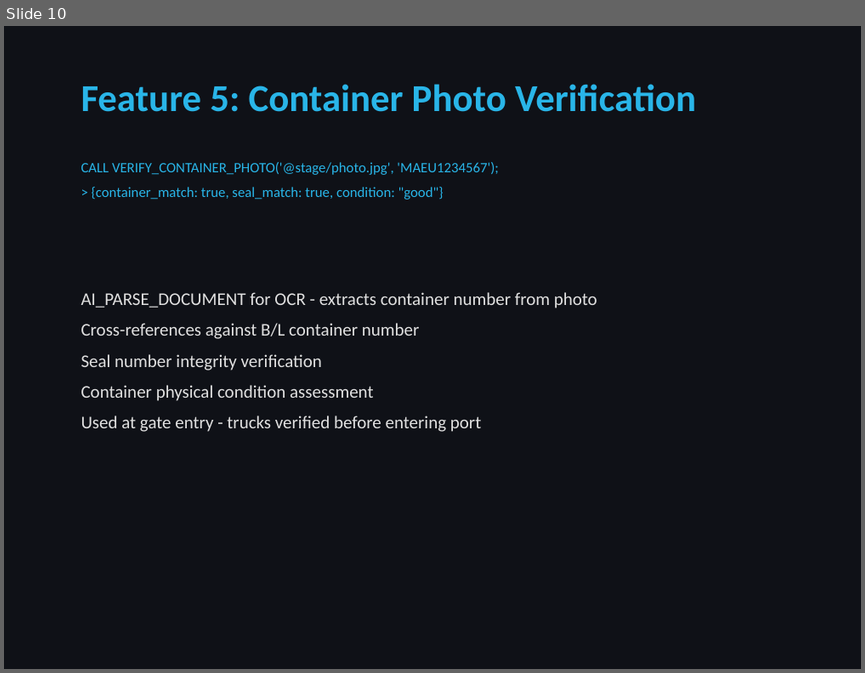
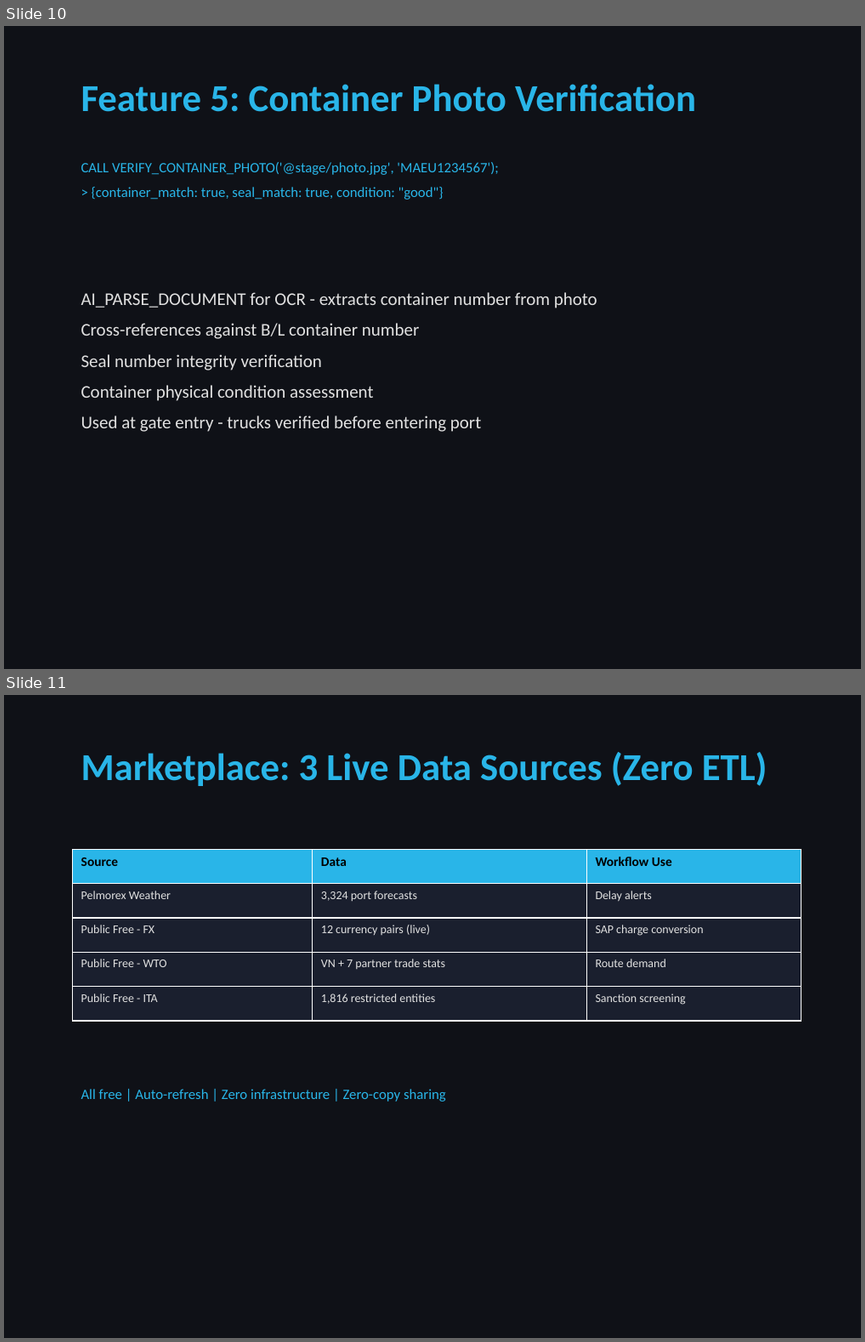
Before and after one commit to hoachauphuoc/vf-logistics-seaport, a slide deck: VF_Logistics_Presentation.pptx. Shown one above the other, each under a label of ours: slide 10 before the commit, slides 10 and 11 after it. The pictures are 865x673 and 865x1342 pixels, drawn with LibreOffice and Linux fonts; fonts in the diff are those of the drawing. Boxes give left, top, right and bottom in pixels: in the first picture for what was removed or moved away, otherwise in the second. Text is boxed around its words. In the diff, an @@ line names an element or a change of style, - is before the commit and + after.

Commit message:
Final hackathon submission: AI Auto-Explain, OCR demo, Email Notifications, Dynamic Tables, Batch SPs, data-grounded AI Chat, 10 Tasks, CSV export, i18n, security hardening. 27 SPs, 8 UDFs, 3 DTs, 10 Tasks. Built 100%% with CoCo CLI.

```diff
--- a/VF_Logistics_Presentation.pptx
+++ b/VF_Logistics_Presentation.pptx
@@ slide 11 added at <box>4,695,861,1338</box>, background #0F1117 @@
@@ text added at <box>81,752,767,786</box>, 32 pt, text #29B5E8, bold @@
+Marketplace: 3 Live Data Sources (Zero ETL)
@@ table added at <box>73,849,800,1021</box>, 5 rows, 3 columns @@
+Source | Data | Workflow Use
+Pelmorex Weather | 3,324 port forecasts | Delay alerts
+Public Free - FX | 12 currency pairs (live) | SAP charge conversion
+Public Free - WTO | VN + 7 partner trade stats | Route demand
+Public Free - ITA | 1,816 restricted entities | Sanction screening
@@ text added at <box>81,1089,446,1101</box>, 12 pt, text #29B5E8 @@
+All free | Auto-refresh | Zero infrastructure | Zero-copy sharing
```
Also in this commit, not shown: 3 slides changed, 2 other slides added, 2 slides removed, 55 other files.
